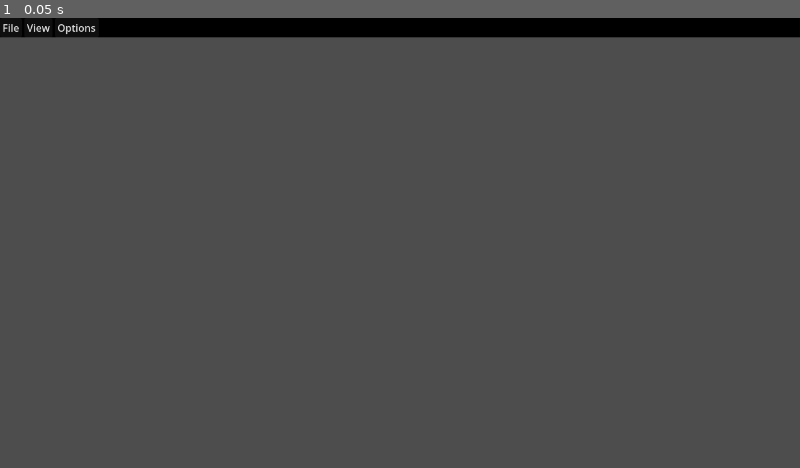
Above: before the commit, frame 1.
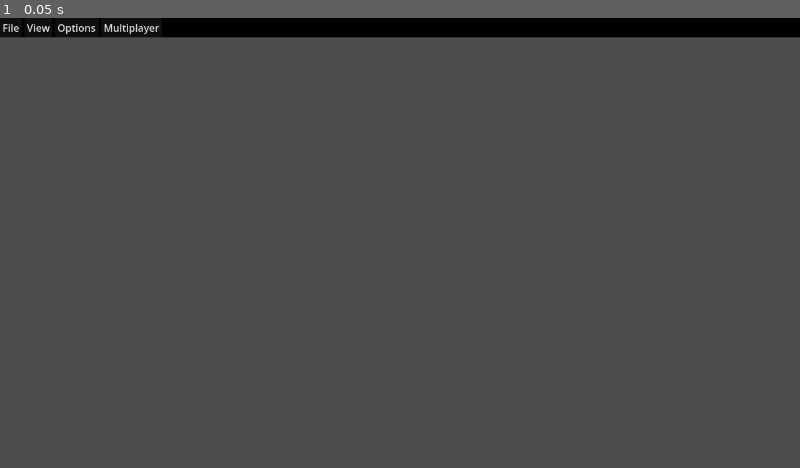
Above: after the commit, the same moment.

Repository: ryanabx/tabletop-engine
Game: Godot game, scene res://src/scenes/pages/tabletop_manager.tscn
Two runs of this game, one before a commit and one after it. Both use one fixed random seed, a clock stepped at 60 frames per second and the inputs below.
Inputs:
- Up to frame 1 (0.05 s): no input

The runs differ from the first frame. In frame 1, less than 0.1% of the frame differs, in the area x 13-20%, y 1-4%.
Error before the commit: Parse Error: Preload file "res://src/scenes/game_elements/stack.tscn" does not exist. (res://src/scripts/game_elements/game_object_manager.gd:3)

Commit message:
Initial multiplayer work

Diff:
--- a/src/resources/game_config.gd
+++ b/src/resources/game_config.gd
@@ -39,3 +39,34 @@
 		if not x in game:
 			return false
 	return true
+
+# Unpacks the data for sending over rpc
+func unpack_data() -> Dictionary:
+	var gc_d: Dictionary = {}
+	gc_d.name = self.name
+	gc_d.game_version = self.game_version
+	gc_d.board = self.board
+	gc_d.templates = self.templates
+	gc_d.objects = self.objects
+	gc_d.actions = self.actions
+	gc_d.player = self.player
+	gc_d.images = {}
+	for key in self.images.keys():
+		gc_d.images[key] = self.images[key].get_image().save_png_to_buffer()
+	return gc_d
+
+static func repack(gc_d: Dictionary) -> GameConfig:
+	var gc: GameConfig = GameConfig.new()
+	gc.name = gc_d.name
+	gc.game_version = gc_d.game_version
+	gc.board = gc_d.board
+	gc.templates = gc_d.templates
+	gc.objects = gc_d.objects
+	gc.actions = gc_d.actions
+	gc.player = gc_d.player
+	gc.images = {}
+	for key in gc_d.images.keys():
+		var img: Image = Image.new()
+		img.load_png_from_buffer(gc_d.images[key])
+		gc.images[key] = ImageTexture.create_from_image(img)
+	return gc
--- a/src/scenes/game_elements/game_board.tscn
+++ b/src/scenes/game_elements/game_board.tscn
@@ -14,7 +14,3 @@
 [node name="GameObjectManager" type="Node2D" parent="."]
 script = ExtResource("2_8h063")
 metadata/_edit_lock_ = true
-
-[node name="MultiplayerSpawner" type="MultiplayerSpawner" parent="."]
-_spawnable_scenes = PackedStringArray("res://src/scenes/game_elements/spawnables/hand.tscn", "res://src/scenes/game_elements/spawnables/piece.tscn", "res://src/scenes/game_elements/spawnables/stack.tscn")
-spawn_path = NodePath("../GameObjectManager")
--- a/src/scenes/game_elements/spawnables/piece.tscn
+++ b/src/scenes/game_elements/spawnables/piece.tscn
@@ -1,8 +1,26 @@
-[gd_scene load_steps=3 format=3 uid="uid://dkqkwkwwhdjur"]
+[gd_scene load_steps=4 format=3 uid="uid://dkqkwkwwhdjur"]
 
 [ext_resource type="Script" path="res://src/scripts/game_elements/spawnables/piece.gd" id="1_1wtuq"]
 
 [sub_resource type="PlaceholderTexture2D" id="PlaceholderTexture2D_56jdq"]
+
+[sub_resource type="SceneReplicationConfig" id="SceneReplicationConfig_qel7s"]
+properties/0/path = NodePath(".:position")
+properties/0/spawn = true
+properties/0/sync = true
+properties/0/watch = false
+properties/1/path = NodePath(".:rotation")
+properties/1/spawn = true
+properties/1/sync = true
+properties/1/watch = false
+properties/2/path = NodePath(".:scale")
+properties/2/spawn = true
+properties/2/sync = true
+properties/2/watch = false
+properties/3/path = NodePath("ObjectSprite:scale")
+properties/3/spawn = true
+properties/3/sync = true
+properties/3/watch = false
 
 [node name="Piece" type="Node2D" groups=["game_object"]]
 script = ExtResource("1_1wtuq")
@@ -22,3 +40,4 @@
 texture = SubResource("PlaceholderTexture2D_56jdq")
 
 [node name="MultiplayerSynchronizer" type="MultiplayerSynchronizer" parent="."]
+replication_config = SubResource("SceneReplicationConfig_qel7s")
--- a/src/scenes/pages/tabletop_manager.tscn
+++ b/src/scenes/pages/tabletop_manager.tscn
@@ -1,9 +1,10 @@
-[gd_scene load_steps=6 format=3 uid="uid://bd0t8uq0xv6wr"]
+[gd_scene load_steps=7 format=3 uid="uid://bd0t8uq0xv6wr"]
 
 [ext_resource type="Script" path="res://src/scripts/pages/tabletop_manager.gd" id="1_ut1p2"]
 [ext_resource type="PackedScene" uid="uid://3uwharyjlmsp" path="res://src/scenes/ui/right_click_menu.tscn" id="3_p6n1r"]
 [ext_resource type="PackedScene" uid="uid://lpw6t5xb1d5i" path="res://src/scenes/dialogs/dialogs.tscn" id="4_amt3m"]
 [ext_resource type="PackedScene" uid="uid://ma7a666pl2us" path="res://src/scenes/ui/user_interface.tscn" id="5_fbvm5"]
+[ext_resource type="Script" path="res://src/scripts/spawners/tabletop_spawner.gd" id="6_6i28y"]
 [ext_resource type="PackedScene" uid="uid://uing22je8p0x" path="res://src/scenes/game_elements/camera_controller.tscn" id="6_i4563"]
 
 [node name="TabletopManager" type="Node"]
@@ -20,6 +21,6 @@
 
 [node name="CameraController" parent="." instance=ExtResource("6_i4563")]
 
-[node name="MultiplayerSpawner" type="MultiplayerSpawner" parent="."]
-_spawnable_scenes = PackedStringArray("res://src/scenes/game_elements/tabletop.tscn")
+[node name="TabletopSpawner" type="MultiplayerSpawner" parent="."]
 spawn_path = NodePath("..")
+script = ExtResource("6_6i28y")
--- a/src/scripts/dialogs/load_config_dialog.gd
+++ b/src/scripts/dialogs/load_config_dialog.gd
@@ -7,7 +7,9 @@
 	filters = ["*.obf.res"]
 
 func _on_create_load_config() -> void:
+	dialog_text = "Load a config of your choice!"
 	popup()
 
 func _on_file_decided(fname: String) -> void:
 	Globals.get_shared_tabletop_manager().load_game_config(ResourceLoader.load(fname, ""))
+	dialog_text = ""
--- a/src/scripts/game_elements/game_object_manager.gd
+++ b/src/scripts/game_elements/game_object_manager.gd
@@ -1,6 +1,6 @@
 extends Node2D
 
-var stack_scene = preload("res://src/scenes/game_elements/stack.tscn")
+var stack_scene = preload("res://src/scenes/game_elements/spawnables/stack.tscn")
 
 func _ready() -> void:
 	SignalManager.convert_to_stack.connect(convert_to_stack)
--- a/src/scripts/game_elements/spawnables/collection.gd
+++ b/src/scripts/game_elements/spawnables/collection.gd
@@ -61,7 +61,6 @@
 	return max_index
 
 func add_game_object_to_top(obj: Piece) -> void:
-	print("Add object to top")
 	if obj in get_game_objects():
 		print("Cannot add object when already added")
 		return
--- a/src/scripts/game_elements/tabletop.gd
+++ b/src/scripts/game_elements/tabletop.gd
@@ -13,12 +13,11 @@
 
 @onready var board: GameBoard = $GameBoard
 
-func init_game(_game: GameConfig) -> void:
-	game = _game
+func _ready() -> void:
 	coordinate_scale = Vector2(game.board.coordinate_scale.x, game.board.coordinate_scale.y)
 	set_up_board_props()
+	edit_menu_bar()
 	build_board_objects()
-	edit_menu_bar()
 
 func edit_menu_bar():
 	var menu_bar: MenuBar = Globals.get_shared_tabletop_manager().user_interface.menu_bar
--- a/src/scripts/pages/tabletop_manager.gd
+++ b/src/scripts/pages/tabletop_manager.gd
@@ -6,16 +6,29 @@
 # Crucial base operation nodes
 @onready var user_interface: UserInterface = $UserInterfaceLayer/UserInterface
 @onready var camera_controller: CameraController = $CameraController
+@onready var dialogs: Node = $UserInterfaceLayer/Dialogs
+@onready var tabletop_spawner = $TabletopSpawner
+
+var current_game: String = ""
+
 
 func _ready() -> void:
 	Globals.set_shared_tabletop_manager(self)
 
 func load_game_config(gc: GameConfig) -> void:
 	await remove_tabletop()
-	var tt_new: Tabletop = tt_scene.instantiate()
-	add_child(tt_new)
-	Globals.set_current_tabletop(tt_new)
-	tt_new.init_game(gc)
+	if multiplayer.is_server():
+		current_game = gc.name
+		print("host_loaded_config")
+		tabletop_spawner.spawn(gc.unpack_data())
+
+
+@rpc("any_peer", "call_remote")
+func host_loaded_config(game_name: String) -> void:
+	current_game = game_name
+	print("Host loaded config")
+	dialogs.get_node("ImportConfigFileOpen").title = str("Remote user has requested to play ",game_name,". Load the desired config here.")
+	dialogs.get_node("ImportConfigFileOpen").popup()
 
 func remove_tabletop() -> void:
 	if Globals.get_current_tabletop() != null:
@@ -27,7 +40,7 @@
 	var action: Array = Globals.get_current_game().actions[index].actions.duplicate(true)
 	for cmd in action:
 		await parse_command(cmd)
-	print("Action ",Globals.get_current_game().actions[index].name, " added to queue.")
+	print("Action ",Globals.get_current_game().actions[index].name, " parsed.")
 
 func parse_command(cmd: Dictionary) -> void:
 	var result: bool = true
--- /dev/null
+++ b/src/scripts/spawners/tabletop_spawner.gd
@@ -0,0 +1,15 @@
+extends MultiplayerSpawner
+
+@onready var tt_scene: PackedScene = preload("res://src/scenes/game_elements/tabletop.tscn")
+
+# Called when the node enters the scene tree for the first time.
+func _ready() -> void:
+	set_spawn_function(spawn_tabletop)
+
+func spawn_tabletop(gc_d: Dictionary) -> Tabletop:
+	var gc: GameConfig = GameConfig.repack(gc_d)
+	var tt_new: Tabletop = tt_scene.instantiate()
+	tt_new.name = gc.name
+	Globals.set_current_tabletop(tt_new)
+	tt_new.game = gc
+	return tt_new
--- a/src/scripts/ui/menu_bar.gd
+++ b/src/scripts/ui/menu_bar.gd
@@ -8,6 +8,15 @@
 	file_menu()
 	view_menu()
 	options_menu()
+	multiplayer_menu()
+
+func multiplayer_menu() -> void:
+	var mplay_menu = PopupMenu.new()
+	mplay_menu.name = "Multiplayer"
+	mplay_menu.id_pressed.connect(multiplayer_pressed)
+	mplay_menu.add_item("Create Server", 0)
+	mplay_menu.add_item("Connect to Server", 1)
+	menu.add_child(mplay_menu)
 
 func new_game_loaded(max_players: int, action: Array) -> void:
 	if player != null:
@@ -41,18 +50,18 @@
 	file.id_pressed.connect(file_pressed)
 	file.name = "File"
 	menu.add_child(file)
+	if multiplayer.is_server():
+		file.add_item("Load Config", 0)
+		file.add_item("Export Config", 3)
 
-	file.add_item("Load Config", 0)
-	file.add_item("Export Config", 3)
-
-	# Reset submenu
-	var reset_submenu: PopupMenu = PopupMenu.new()
-	reset_submenu.id_pressed.connect(file_pressed)
-	reset_submenu.name = "reset"
-	file.add_child(reset_submenu)
-	file.add_submenu_item("Reset", "reset", 1)
-	reset_submenu.add_item("Reset Tabletop", 10)
-	reset_submenu.add_item("Reset Camera", 11)
+		# Reset submenu
+		var reset_submenu: PopupMenu = PopupMenu.new()
+		reset_submenu.id_pressed.connect(file_pressed)
+		reset_submenu.name = "reset"
+		file.add_child(reset_submenu)
+		file.add_submenu_item("Reset", "reset", 1)
+		reset_submenu.add_item("Reset Tabletop", 10)
+		reset_submenu.add_item("Reset Camera", 11)
 	file.add_item("Exit to Title Screen", 2)
 	file.add_item("Exit Open Boardgame Framework", 4)
 
@@ -87,9 +96,40 @@
 func run_action(index: int) -> void:
 	Globals.get_shared_tabletop_manager().run_action(index)
 
+func multiplayer_pressed(id: int) -> void:
+	match id:
+		0: create_server()
+		1: connect_server()
+
+func create_server() -> void:
+	# Start as server.
+	var peer = ENetMultiplayerPeer.new()
+	peer.create_server(Globals.DEFAULT_PORT)
+	if peer.get_connection_status() == MultiplayerPeer.CONNECTION_DISCONNECTED:
+		OS.alert("Failed to start multiplayer server.")
+		return
+	multiplayer.multiplayer_peer = peer
+	OS.alert("Server created successfully!")
+	get_tree().reload_current_scene()
+
+func connect_server() -> void:
+	# Start as client.
+	var txt : String = '127.0.0.1'
+	if txt == "":
+		OS.alert("Need a remote to connect to.")
+		return
+	var peer = ENetMultiplayerPeer.new()
+	peer.create_client(txt, Globals.DEFAULT_PORT)
+	if peer.get_connection_status() == MultiplayerPeer.CONNECTION_DISCONNECTED:
+		OS.alert("Failed to start multiplayer client.")
+		return
+	multiplayer.multiplayer_peer = peer
+	OS.alert("Connected successfully!")
+	get_tree().reload_current_scene()
+
 func file_pressed(id: int) -> void:
 	match id:
-		0: load_config()
+		0: if multiplayer.is_server(): load_config()
 		3: export_config()
 		10: Globals.get_shared_tabletop_manager().load_game_config(Globals.get_current_game())
 		11: Globals.get_shared_tabletop_manager().camera_controller.reset_camera()
